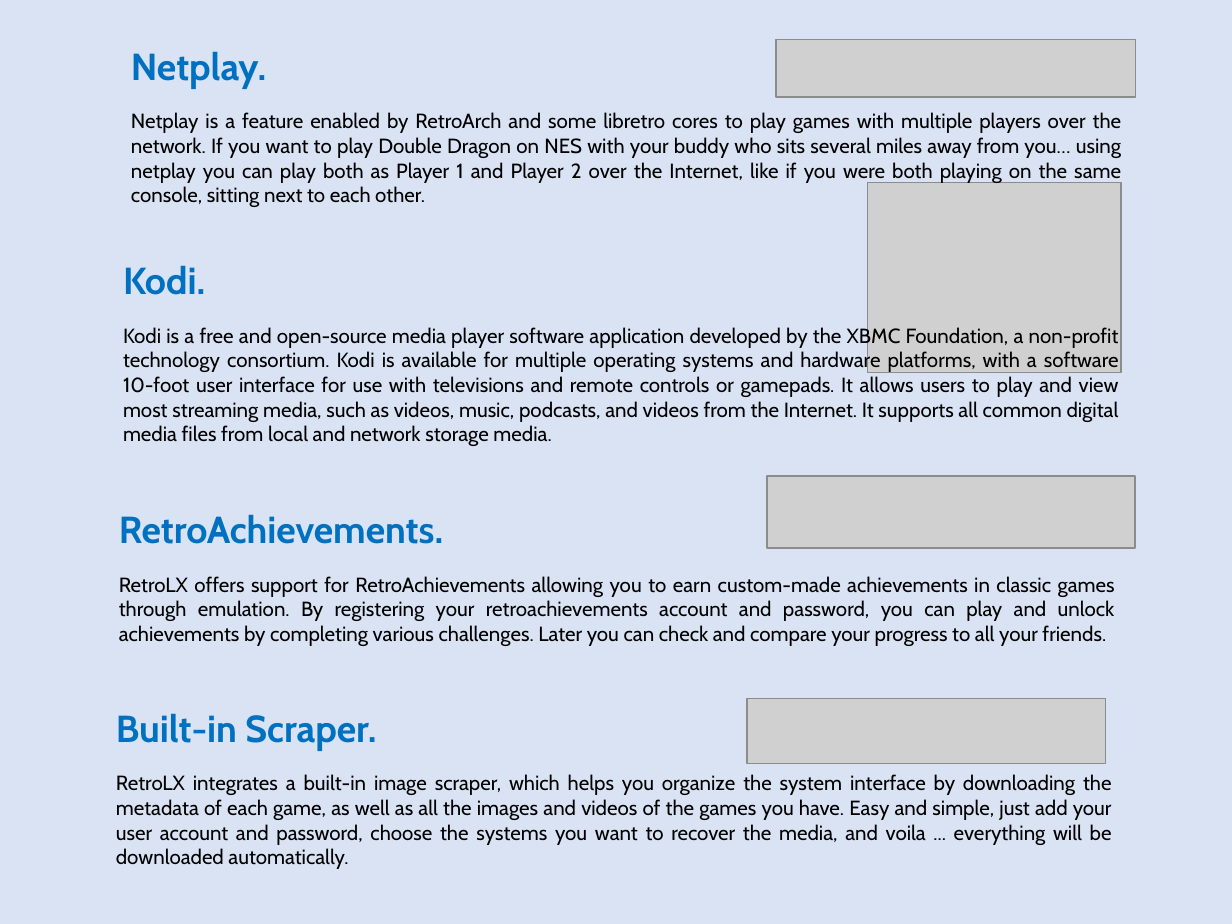
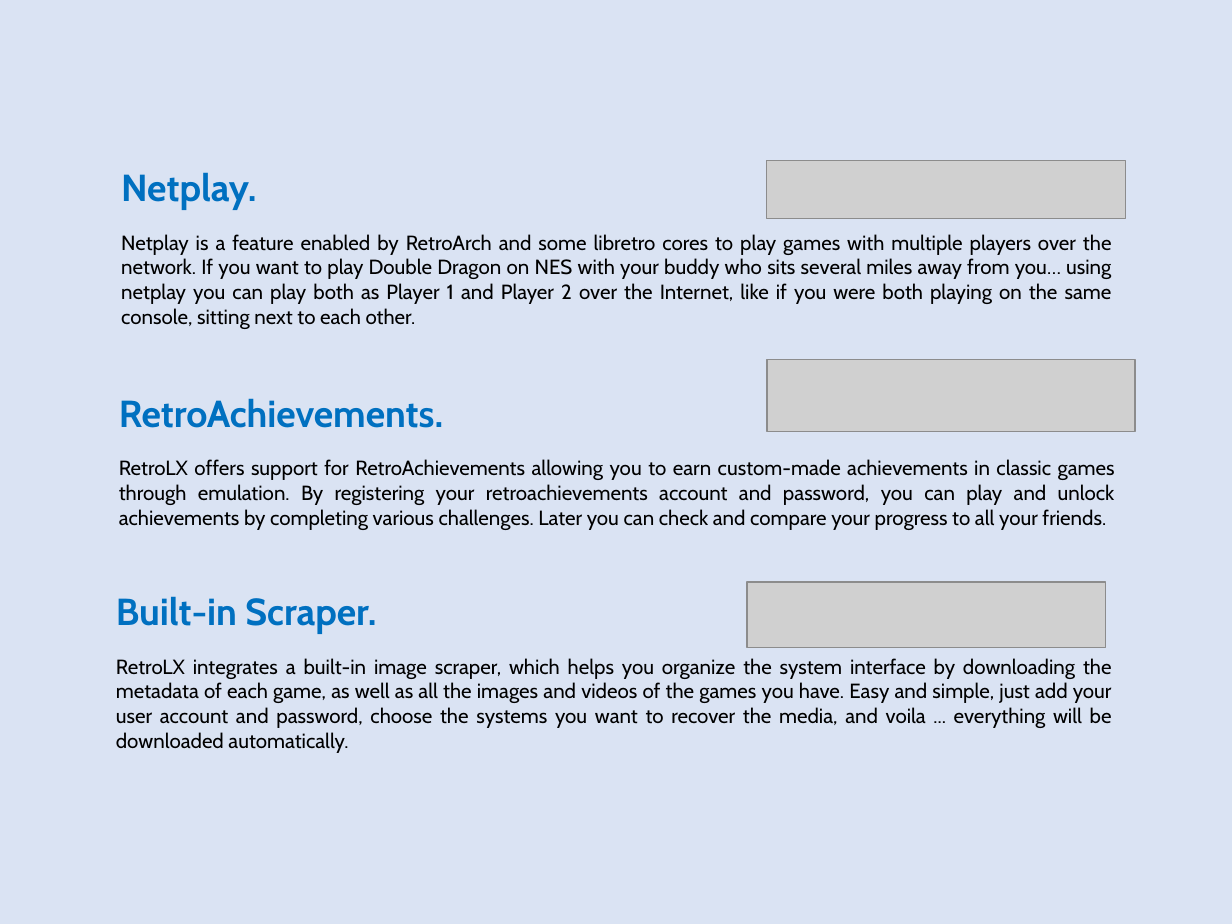
Before and after one commit to RetroLX/retrolx-notice, a slide deck: slide 6 of notice.odp. Drawn at 1232x924 pixels with LibreOffice and Linux fonts; fonts in the diff are those of the drawing; grey boxes stand for pictures. Boxes give left, top, right and bottom in pixels: in the first picture for what was removed or moved away, otherwise in the second. Text is boxed around its words. In the diff, an @@ line names an element or a change of style, - is before the commit and + after.

Commit message:
Removed KODI

```diff
--- a/notice.odp
+++ b/notice.odp
@@ picture removed at bbox=[776, 39, 1136, 97] @@
@@ free "Netplay.": place and size @@
-free "Netplay." at bbox=[118, 26, 1135, 224]
+free "Netplay." at bbox=[110, 147, 1126, 345]
@@ picture: place and size @@
-picture at bbox=[867, 182, 1121, 372]
+picture at bbox=[766, 160, 1126, 218]
@@ free removed at bbox=[111, 224, 1132, 479] @@
-Kodi.
-Kodi is a free and open-source media player software application developed by the XBMC Foundation, a non-profit technology consortium. Kodi is available for multiple operating systems and hardware platforms, with a software 10-foot user interface for use with televisions and remote controls or gamepads. It allows users to play and view most streaming media, such as videos, music, podcasts, and videos from the Internet. It supports all common digital media files from local and network storage media.
@@ 2 pictures, 2 frees: place and size @@
-2 pictures, 2 frees at bbox=[103, 476, 1136, 886]
+2 pictures, 2 frees at bbox=[103, 360, 1136, 769]
```
Also in this commit, not shown: 3 other slides changed, 1 other file.
